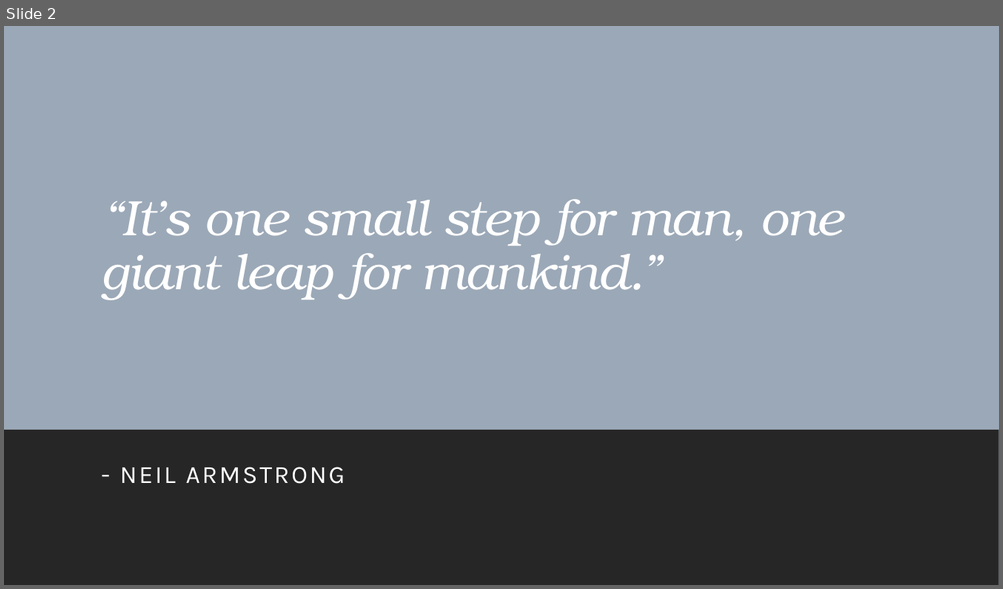
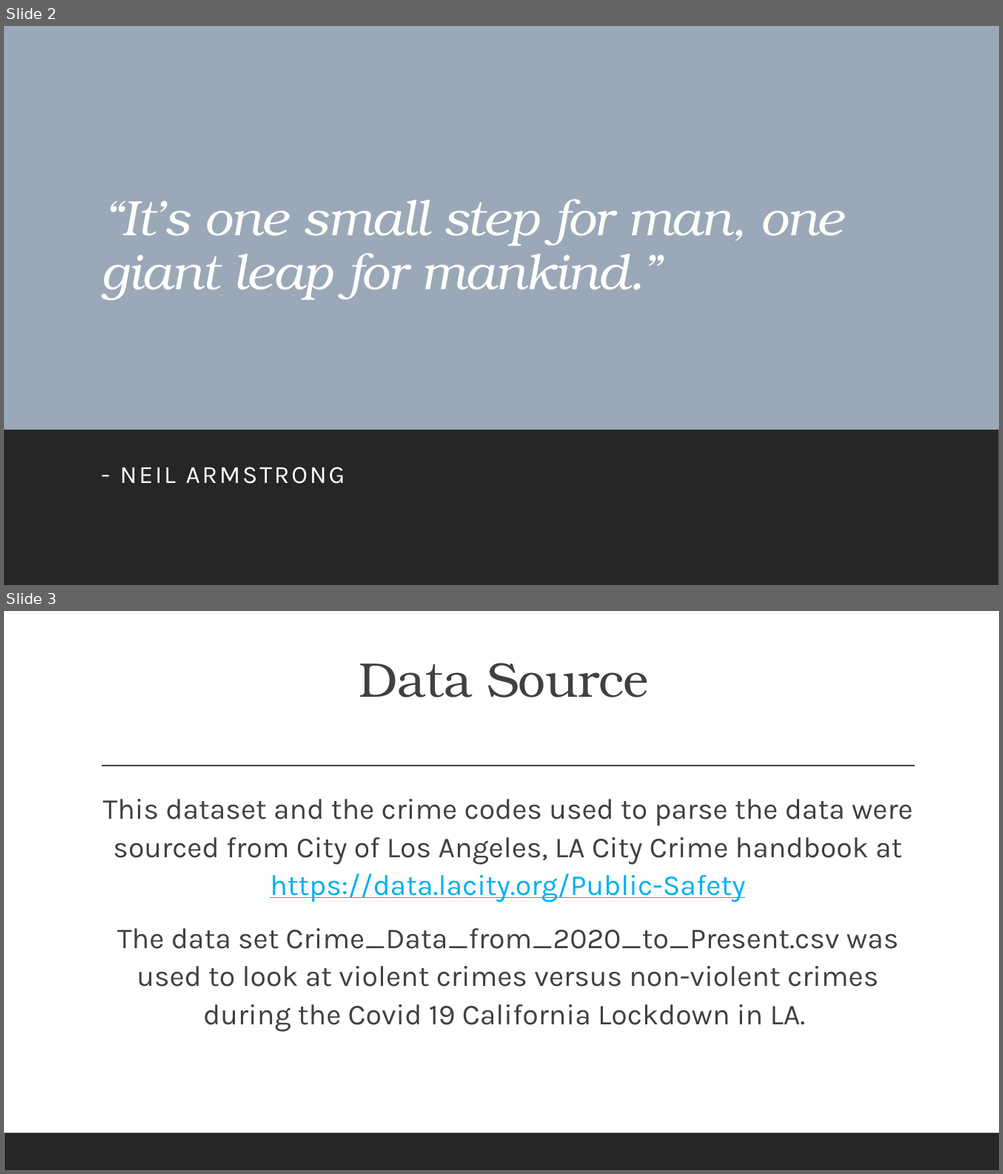
Before and after one commit to Ed-Lovera/AI-PT-Project-1, a slide deck: LA Crime Data Analysis 2020 - 2023.pptx. Shown one above the other, each under a label of ours: slide 2 before the commit, slides 2 and 3 after it. The pictures are 1003x589 and 1003x1174 pixels, drawn with LibreOffice and Linux fonts; fonts in the diff are those of the drawing. Boxes give left, top, right and bottom in pixels: in the first picture for what was removed or moved away, otherwise in the second. Text is boxed around its words. In the diff, an @@ line names an element or a change of style, - is before the commit and + after.

```diff
--- a/LA Crime Data Analysis 2020 - 2023.pptx
+++ b/LA Crime Data Analysis 2020 - 2023.pptx
@@ slide 3 added at bbox=[4, 611, 999, 1170], background #FFFFFF; not listed: 1 template element that a slide beside it also shows @@
@@ title added at bbox=[359, 663, 649, 698], 47 pt, text #404040 @@
+Data Source
@@ line added from (102, 766) to (915, 766), #404040 1 pt @@
@@ text added at bbox=[103, 799, 913, 1032], 28 pt, text #404040 @@
+  This dataset and the crime codes used to parse the data were sourced from City of Los Angeles, LA City Crime handbook at https://data.lacity.org/Public-Safety
+  The data set Crime_Data_from_2020_to_Present.csv was used to look at violent crimes versus non-violent crimes during the Covid 19 California Lockdown in LA.
```
Also in this commit, not shown: 2 slides changed, 3 other slides added.
